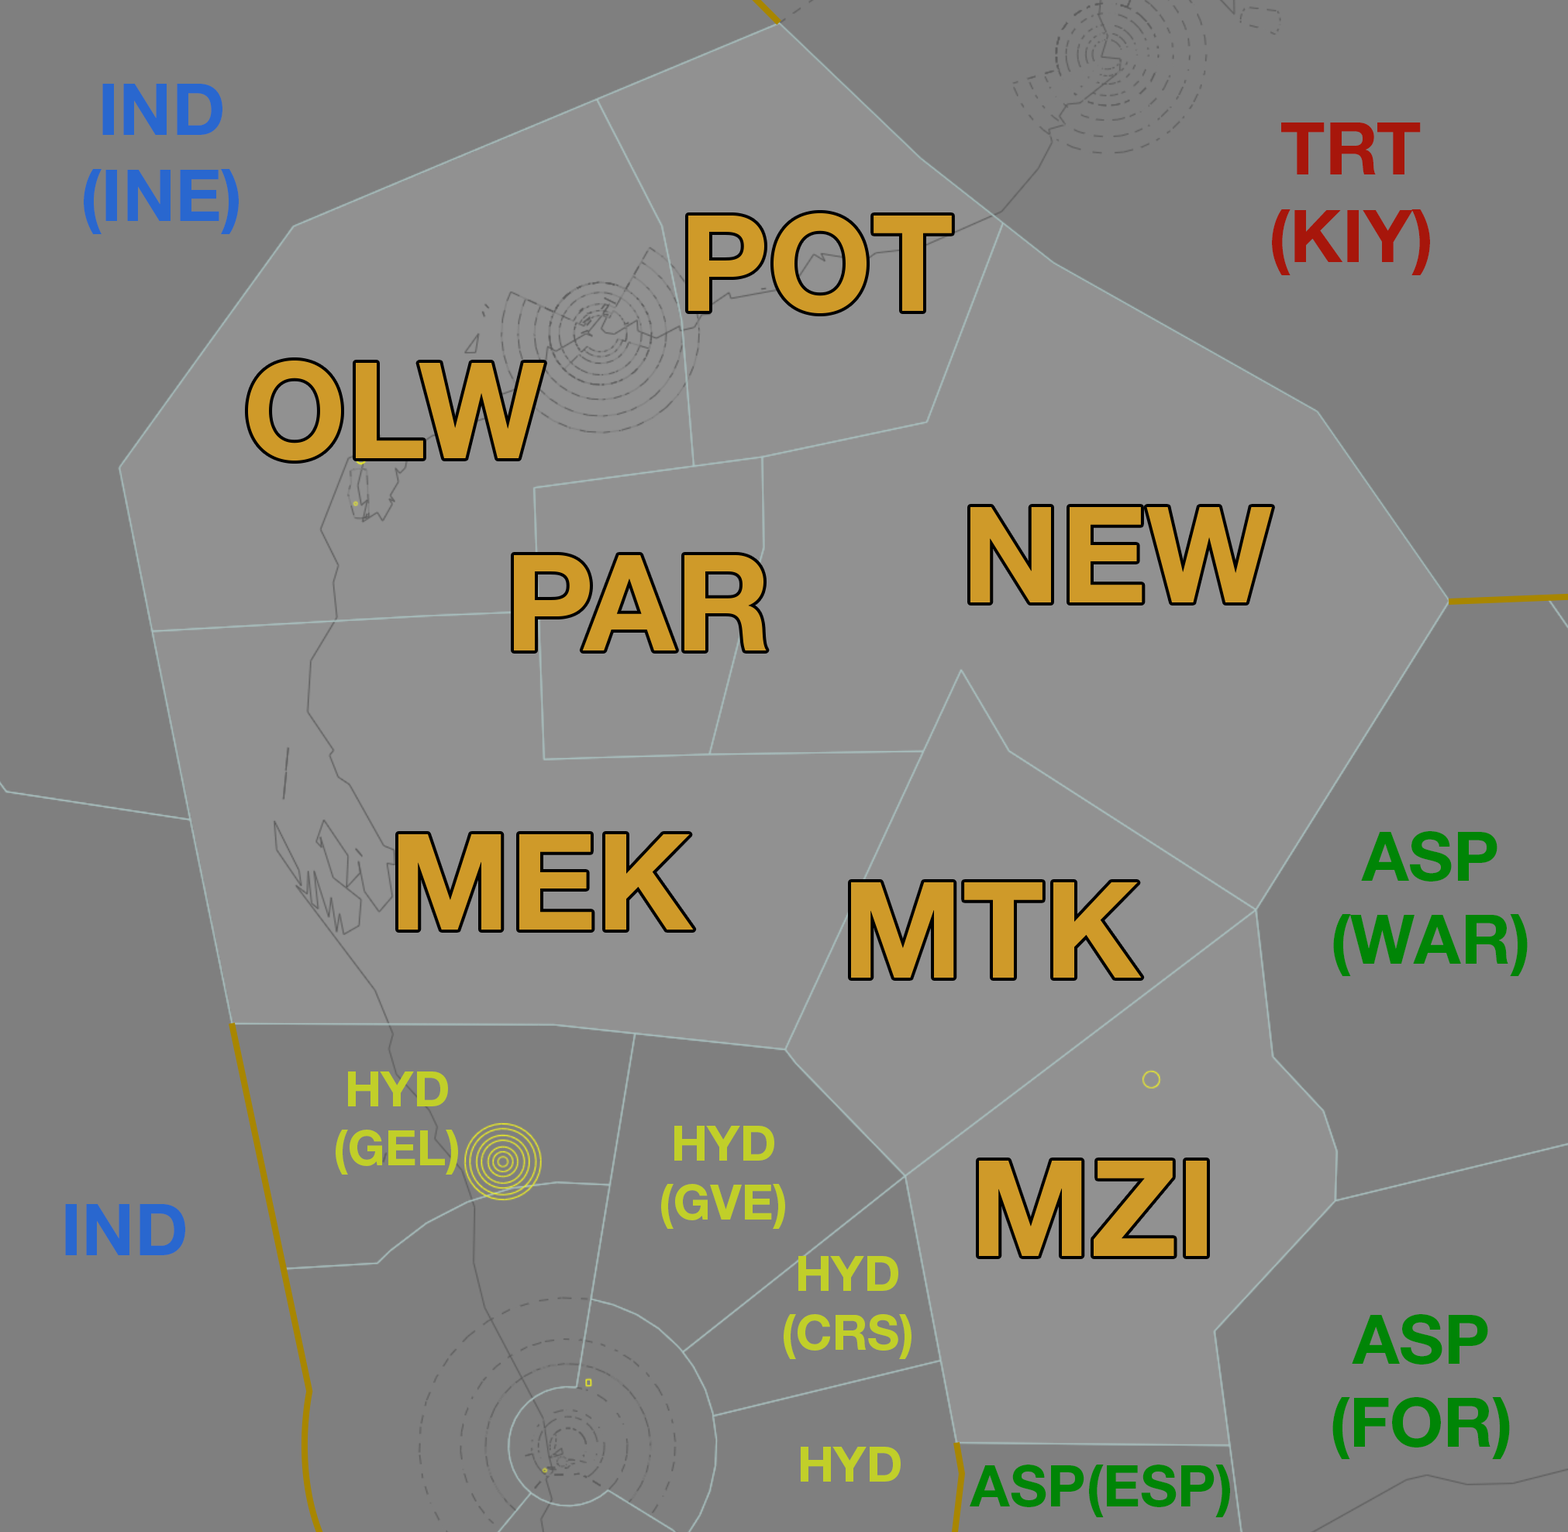
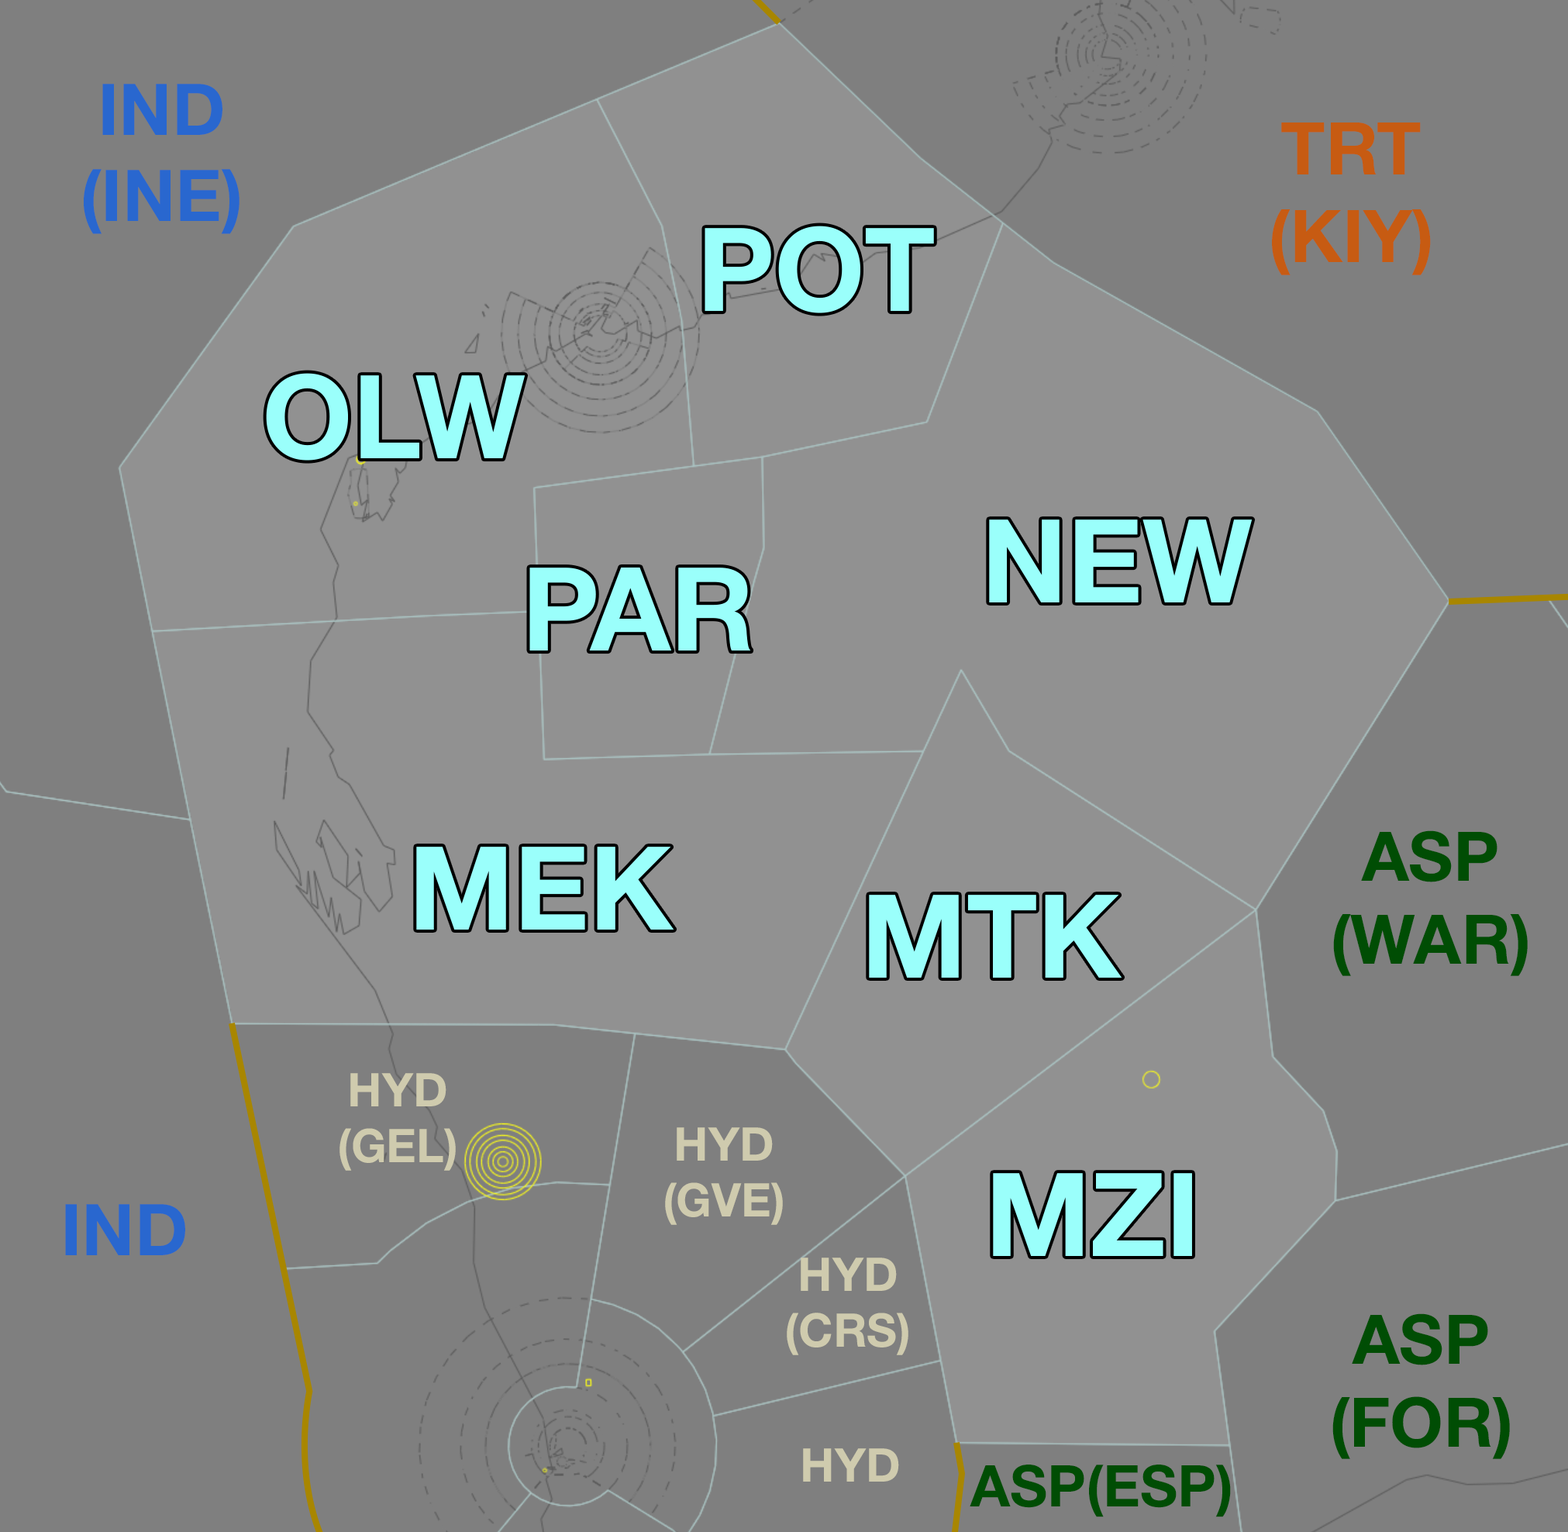
The second 1568x1532 image is a revision of the first. Changes to its layers:
painted on "POT" over [688, 213, 952, 314]
painted on "PAR" over [513, 554, 767, 652]
painted on "NEW" over [970, 506, 1272, 603]
painted on "MZI" over [978, 1160, 1207, 1256]
painted on "MTK" over [851, 882, 1142, 978]
painted on "MEK" over [398, 833, 694, 930]
painted on "OLW" over [248, 360, 545, 461]
painted on "ASP(ESP)" over [969, 1464, 1231, 1517]
painted on "ASP (FOR)" over [1332, 1312, 1510, 1459]
painted on "ASP (WAR)" over [1333, 830, 1528, 976]
painted on "TRT (KIY)" over [1271, 122, 1431, 276]
painted on "IND" over [65, 1203, 186, 1255]
painted on "IND (INE)" over [83, 83, 240, 235]
painted on "HYD" over [800, 1446, 901, 1482]
painted on "HYD (CRS)" over [783, 1255, 912, 1359]
painted on "HYD (GVE)" over [661, 1125, 786, 1229]
painted on "HYD (GEL)" over [335, 1071, 459, 1175]